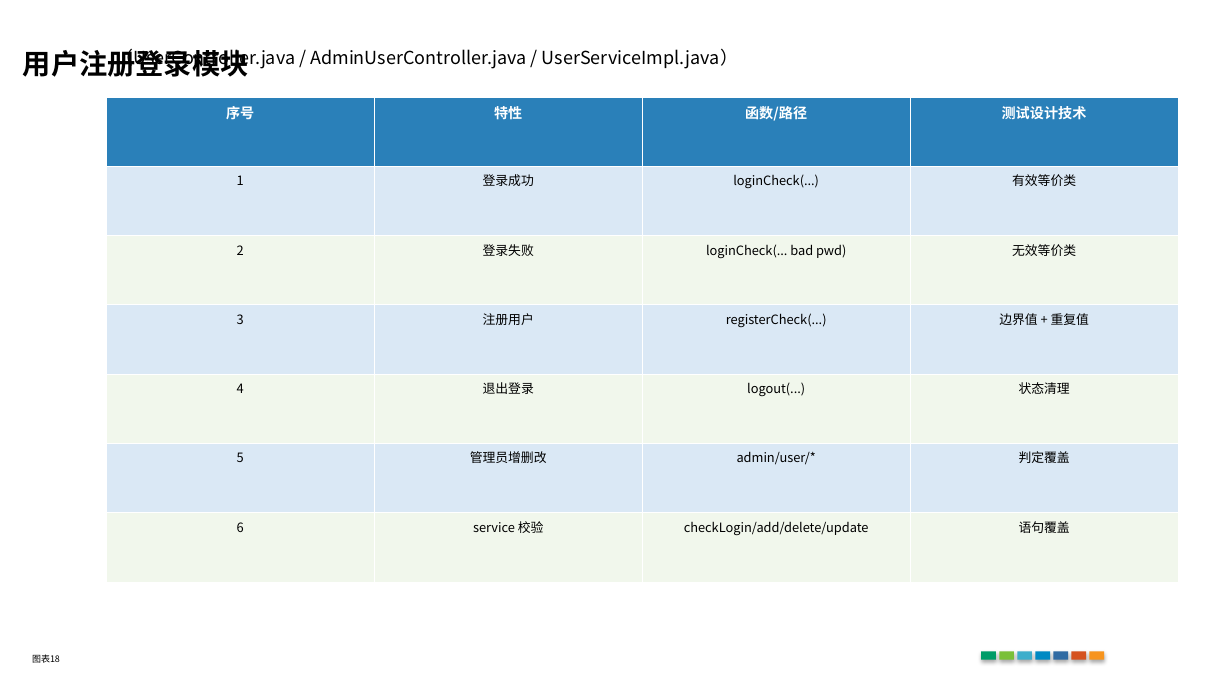
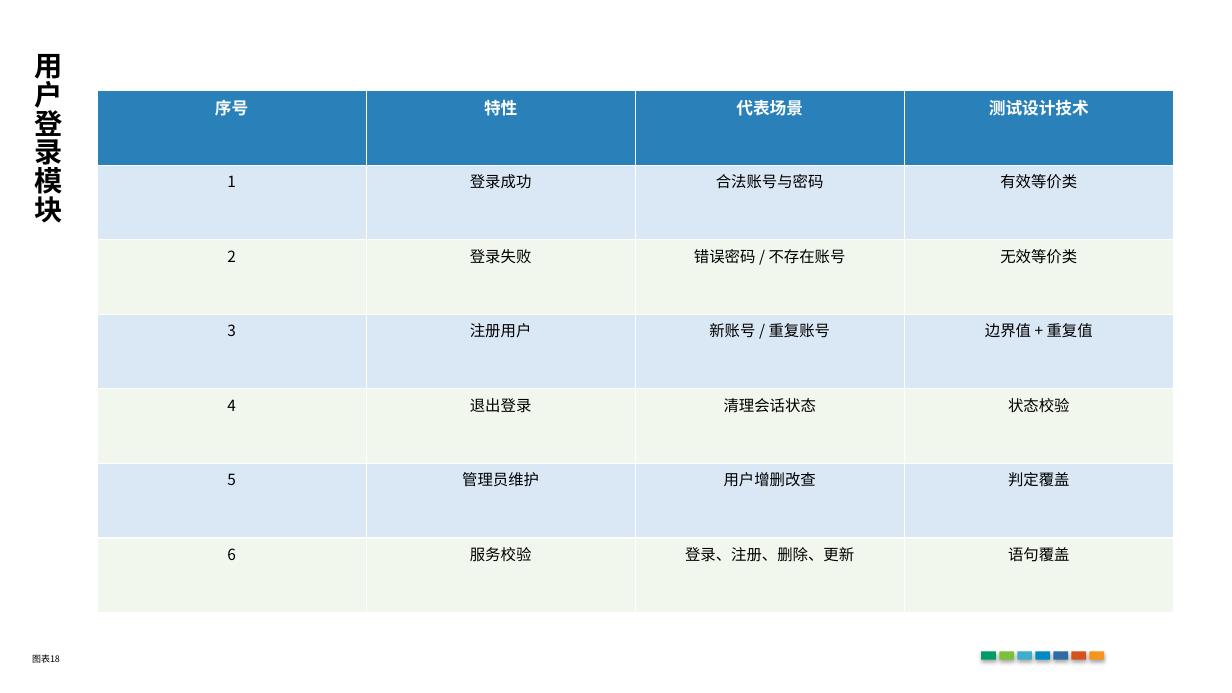
Before and after one commit to HuayuSha/softtest-PJ1, a slide deck: slide 18 of docs/output/PJ1测试汇报_成果展示风格版.pptx. Drawn at 1232x693 pixels with LibreOffice and Linux fonts; fonts in the diff are those of the drawing. Boxes give left, top, right and bottom in pixels: in the first picture for what was removed or moved away, otherwise in the second. Text is boxed around its words. In the diff, an @@ line names an element or a change of style, - is before the commit and + after.

```diff
--- a/docs/output/PJ1测试汇报_成果展示风格版.pptx
+++ b/docs/output/PJ1测试汇报_成果展示风格版.pptx
@@ text at box(34, 54, 62, 223): text changed @@
-用户注册登录模块
+用
+户
+登
+录
+模
+块
@@ text removed at box(115, 48, 738, 69) @@
-（UserController.java / AdminUserController.java / UserServiceImpl.java）
@@ table at box(97, 91, 1173, 613) @@
-row 1, column 3: 函数/路径
+row 1, column 3: 代表场景
-row 2, column 3: loginCheck(...)
+row 2, column 3: 合法账号与密码
-row 3, column 3: loginCheck(... bad pwd)
+row 3, column 3: 错误密码 / 不存在账号
-row 4, column 3: registerCheck(...)
+row 4, column 3: 新账号 / 重复账号
-row 5, column 3: logout(...)
+row 5, column 3: 清理会话状态
-row 5, column 4: 状态清理
+row 5, column 4: 状态校验
-row 6, column 2: 管理员增删改
+row 6, column 2: 管理员维护
-row 6, column 3: admin/user/*
+row 6, column 3: 用户增删改查
-row 7, column 2: service 校验
+row 7, column 2: 服务校验
-row 7, column 3: checkLogin/add/delete/update
+row 7, column 3: 登录、注册、删除、更新
@@ size 11 to 13 pt in "序号", "特性", "测试设计技术" @@
@@ size 10 to 12 pt in "1", "登录成功", "有效等价类", "2" and 11 more places @@
@@ table: place and size @@
-table at box(106, 97, 1178, 582)
+table at box(97, 91, 1173, 613)
```
Also in this commit, not shown: 8 other slides changed, 2 other files.
